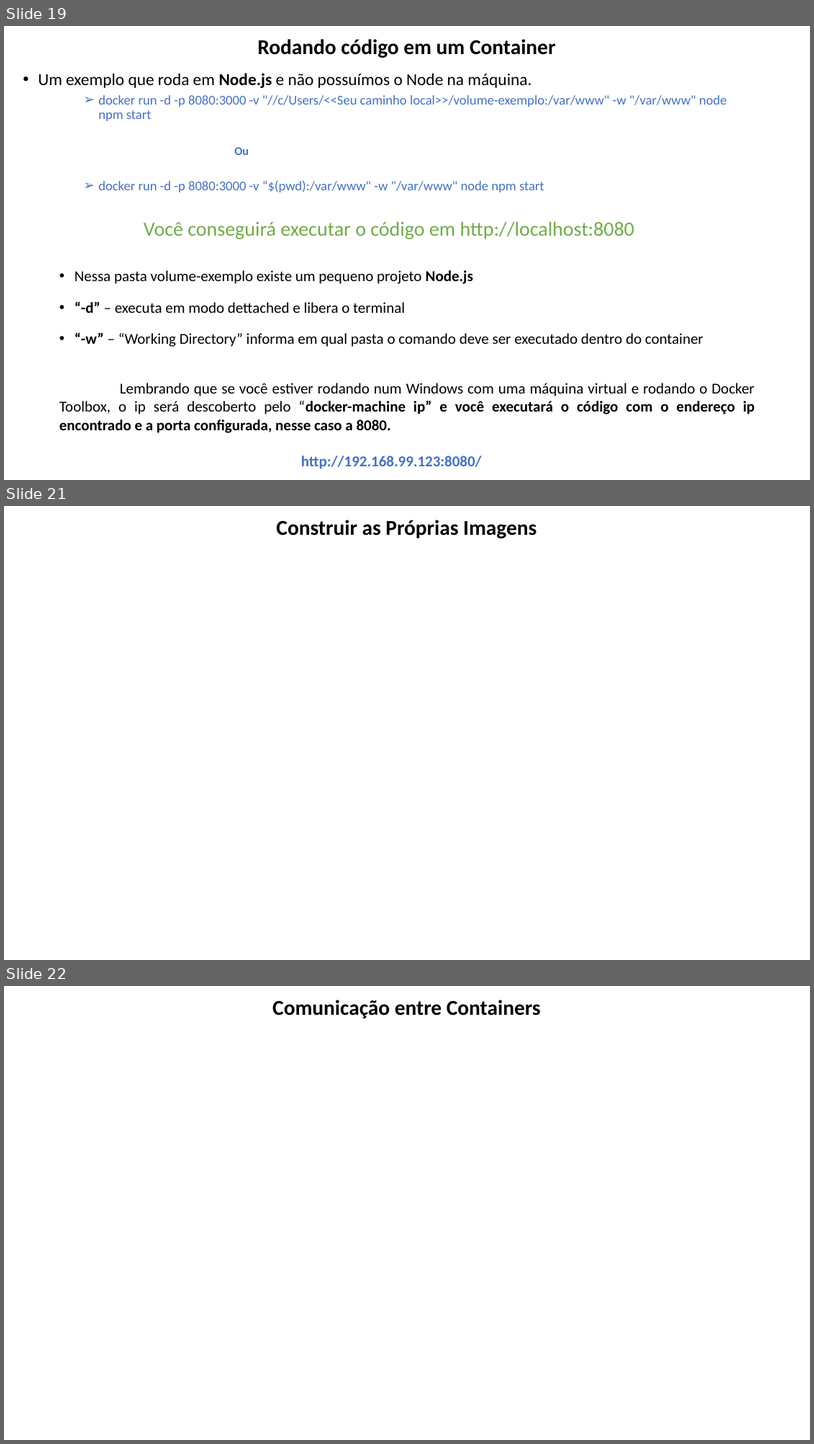
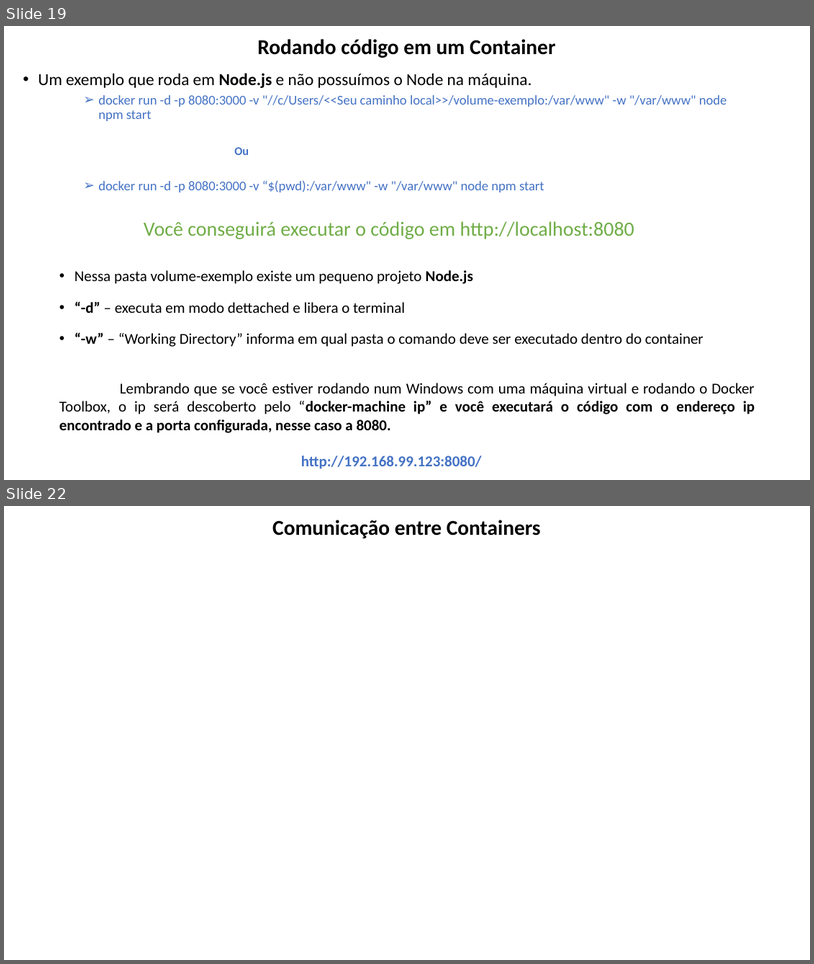
Before and after one commit to lacsousa/learning-docker, a slide deck: docs/docker-resumo.pptx. Shown one above the other, each under a label of ours: slides 19, 21 and 22 before the commit, slides 19 and 22 after it; the slides between them are not shown. The pictures are 814x1444 and 814x964 pixels, drawn with LibreOffice and Linux fonts; fonts in the diff are those of the drawing. Boxes give left, top, right and bottom in pixels: in the first picture for what was removed or moved away, otherwise in the second. Text is boxed around its words. In the diff, an @@ line names an element or a change of style, - is before the commit and + after.

Commit message:
Comandos de criação de Imagens

```diff
--- a/docs/docker-resumo.pptx
+++ b/docs/docker-resumo.pptx
@@ slide 21 removed at [4, 506, 810, 960], background #FFFFFF @@
@@ title removed at [276, 520, 537, 538] @@
-Construir as Próprias Imagens
```
Also in this commit, not shown: 1 slide changed, 1 slide added.
